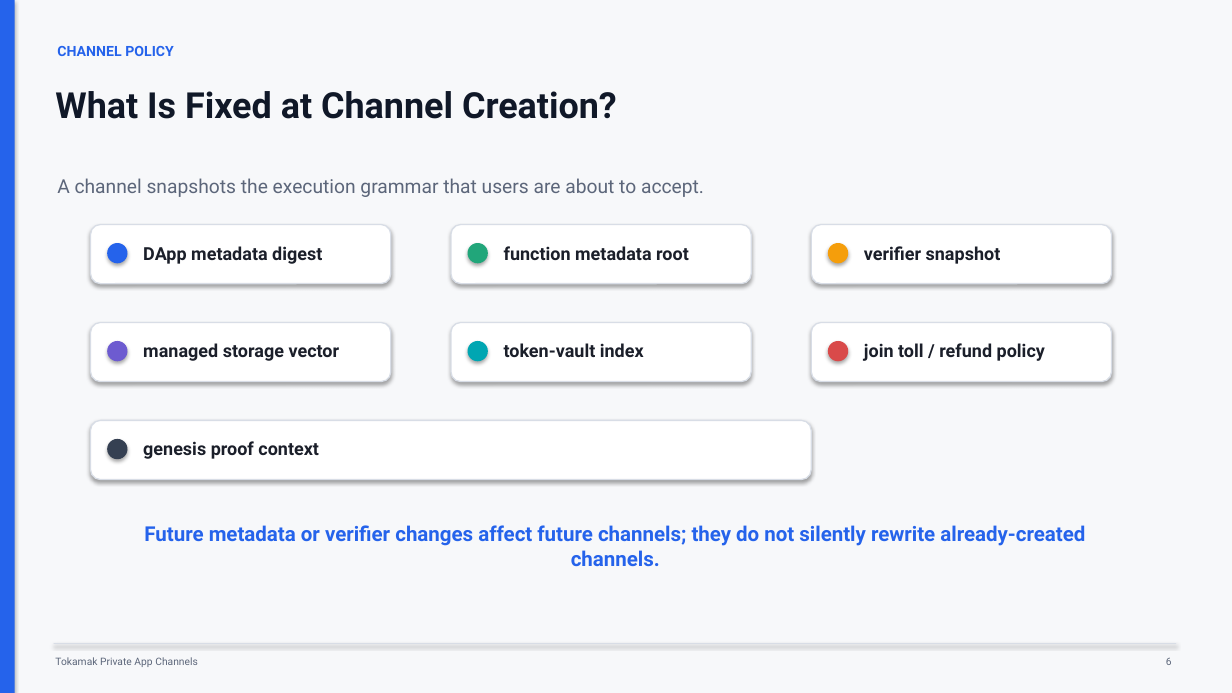
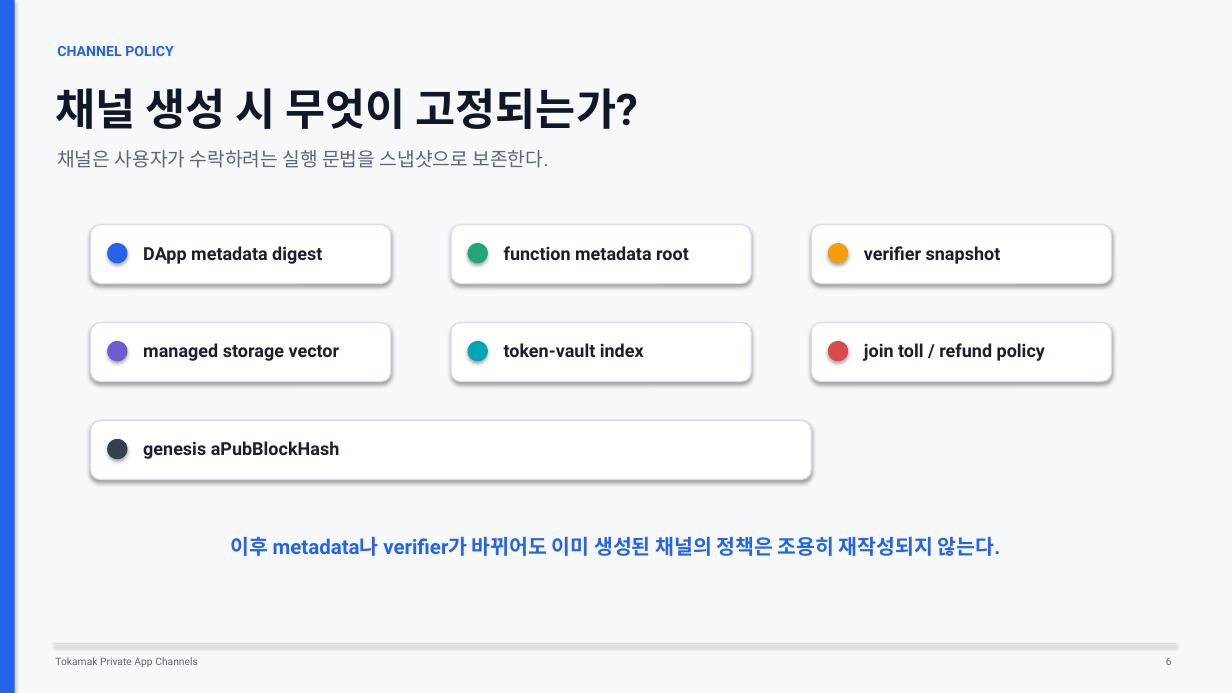
Before and after one commit to tokamak-network/Tokamak-zk-EVM-contracts, a slide deck: slide 6 of bridge/docs/dev/spec.pptx. Drawn at 1232x693 pixels with LibreOffice and Linux fonts; fonts in the diff are those of the drawing. Boxes give left, top, right and bottom in pixels: in the first picture for what was removed or moved away, otherwise in the second. Text is boxed around its words. In the diff, an @@ line names an element or a change of style, - is before the commit and + after.

```diff
--- a/bridge/docs/dev/spec.pptx
+++ b/bridge/docs/dev/spec.pptx
@@ text at (55,88,638,129): text changed; size 28 to 34 pt @@
-What Is Fixed at Channel Creation?
+채널 생성 시 무엇이 고정되는가?
@@ text at (57,150,548,168): text changed @@
-A channel snapshots the execution grammar that users are about to accept.
+채널은 사용자가 수락하려는 실행 문법을 스냅샷으로 보존한다.
@@ text at (143,441,340,459): text changed @@
-genesis proof context
+genesis aPubBlockHash
@@ text at (230,536,1001,556): text changed @@
-Future metadata or verifier changes affect future channels; they do not silently rewrite already-created channels.
+이후 metadata나 verifier가 바뀌어도 이미 생성된 채널의 정책은 조용히 재작성되지 않는다.
```
Also in this commit, not shown: 16 other slides changed, 2 slides added, 2 slides removed.
